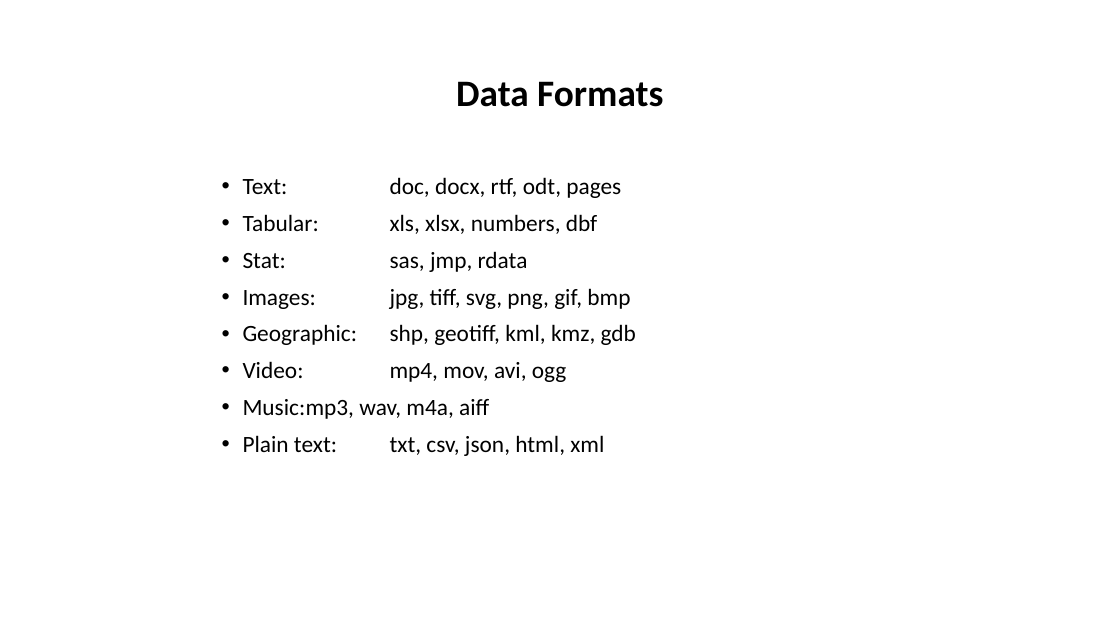
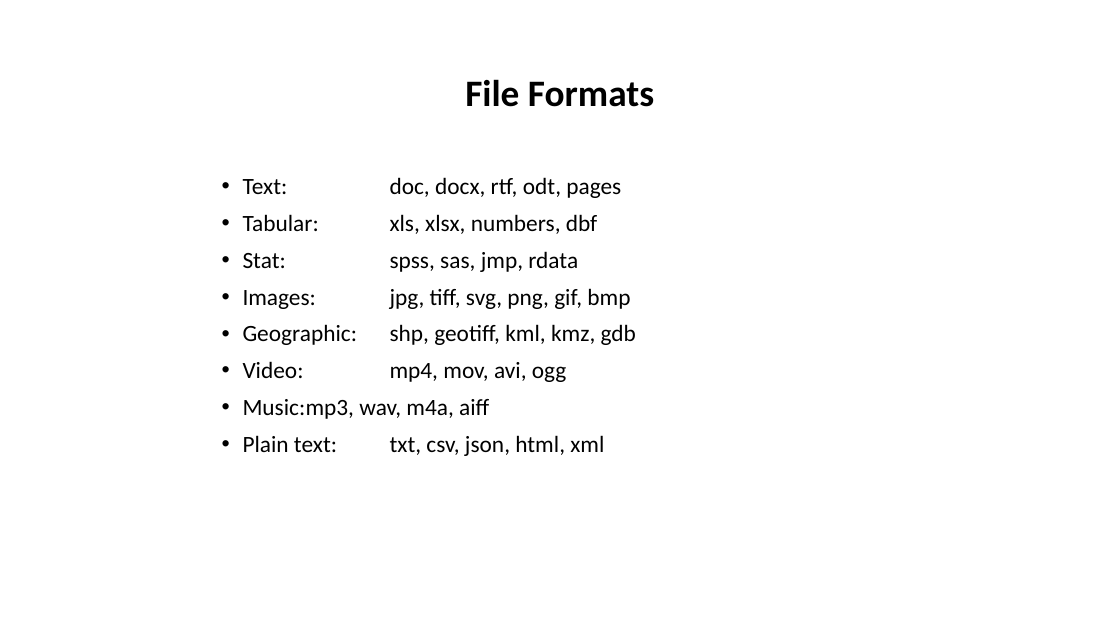
Before and after one commit to tibbben/teaching.data.literacy, a slide deck: slide 4 of UM_DataManagementClass/Lessons/03/03_secondMeeting.pptx (slide 3 before the commit). Drawn at 1120x630 pixels with LibreOffice and Linux fonts; fonts in the diff are those of the drawing. Boxes give left, top, right and bottom in pixels: in the first picture for what was removed or moved away, otherwise in the second. Text is boxed around its words. In the diff, an @@ line names an element or a change of style, - is before the commit and + after.

```diff
--- a/UM_DataManagementClass/Lessons/03/03_secondMeeting.pptx
+++ b/UM_DataManagementClass/Lessons/03/03_secondMeeting.pptx
@@ title at <box>465,79,654,107</box>: text changed @@
-Data Formats
+File Formats
@@ text at <box>243,251,578,272</box>: text changed @@
-• Stat: sas, jmp, rdata
+• Stat: spss, sas, jmp, rdata
```
Also in this commit, not shown: 3 other slides changed, 2 slides added, 1 slide removed, 1 other file.
